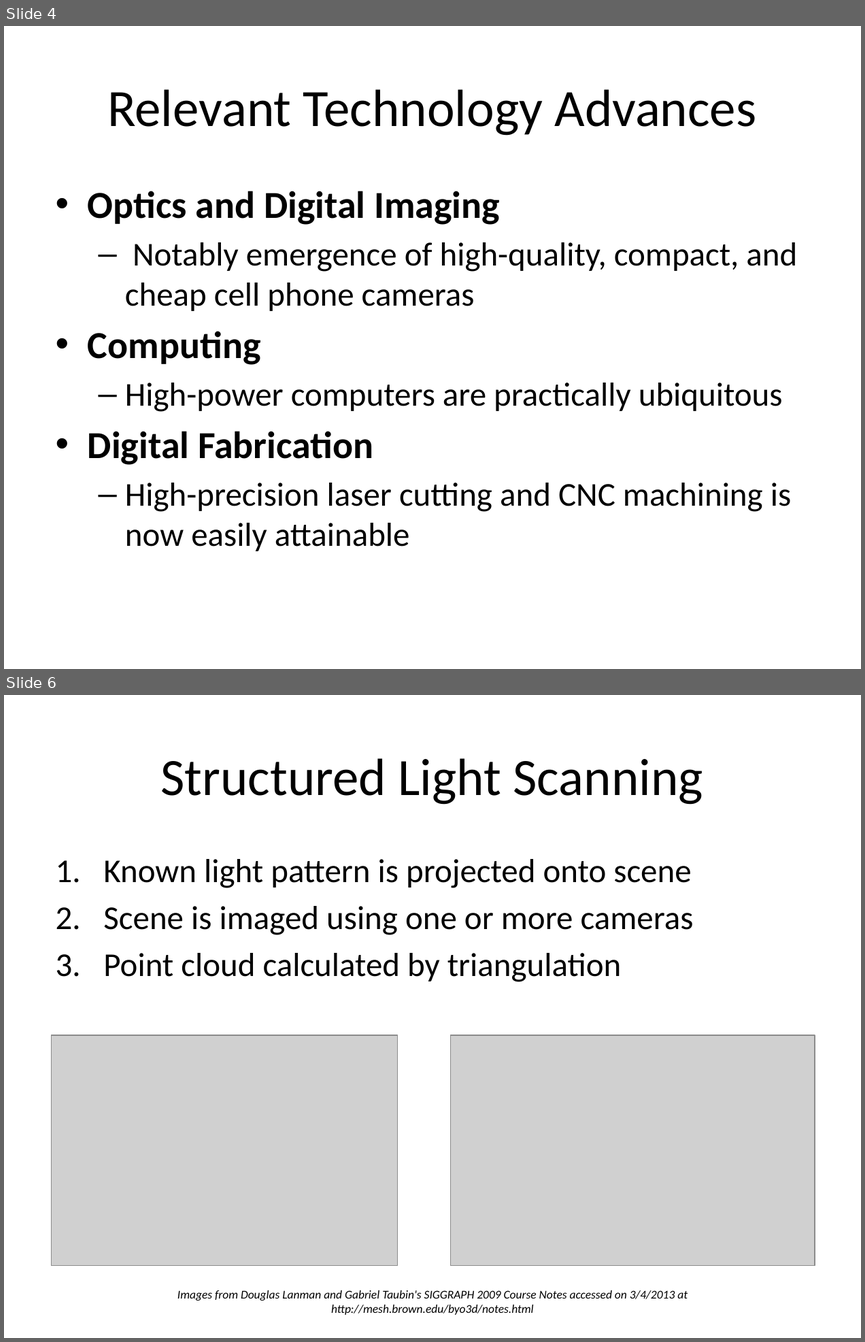
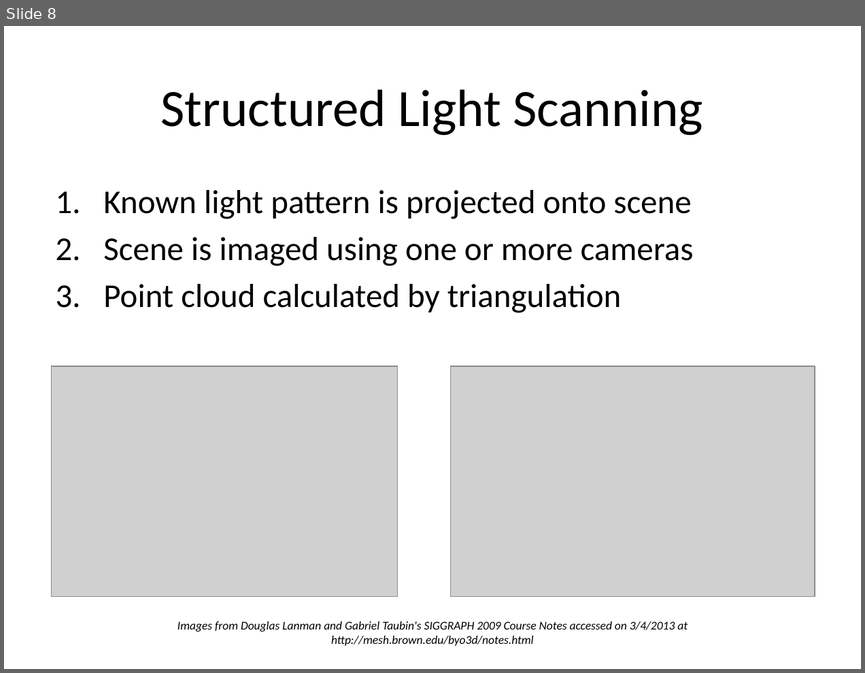
Before and after one commit to troyastorino/dcba, a slide deck: presentations/10-slide-pitch/initial-10-slide-pitch.pptx. Shown one above the other, each under a label of ours: slides 4 and 6 before the commit, slide 8 after it; the slides between them are not shown. The pictures are 865x1342 and 865x673 pixels, drawn with LibreOffice and Linux fonts; fonts in the diff are those of the drawing; grey boxes stand for pictures. Boxes give left, top, right and bottom in pixels: in the first picture for what was removed or moved away, otherwise in the second. Text is boxed around its words. In the diff, an @@ line names an element or a change of style, - is before the commit and + after.

```diff
--- a/presentations/10-slide-pitch/initial-10-slide-pitch.pptx
+++ b/presentations/10-slide-pitch/initial-10-slide-pitch.pptx
@@ slide 4 removed at box(4, 26, 861, 669), background #FFFFFF @@
@@ title removed at box(107, 89, 757, 135) @@
-Relevant Technology Advances
@@ text removed at box(88, 191, 797, 551) @@
-• Optics and Digital Imaging
-  – Notably emergence of high-quality, compact, and cheap cell phone cameras
-• Computing
-  – High-power computers are practically ubiquitous
-• Digital Fabrication
-  – High-precision laser cutting and CNC machining is now easily attainable
@@ what was slide 6 is now slide 8 @@
```
Also in this commit, not shown: 3 slides changed, 4 slides added, 1 other slide removed, 5 other files.
